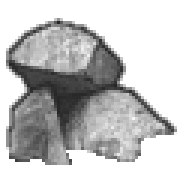
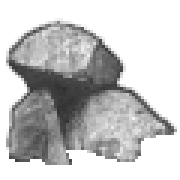
Layers edited between the first and the second (180, 180) image:
painted on "line" over left=6, top=18, right=177, bottom=162
